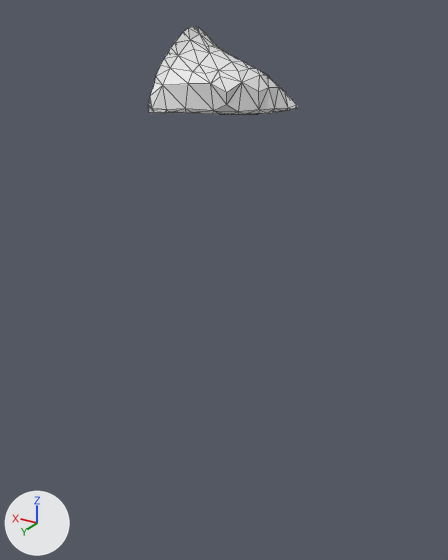
Two versions of the glTF model assets/terrain/surface_pieces/surf_10_6.glb, one commit apart.
Camera for both pictures: a 50 mm lens placed at (-71.0, 100.6, -11.3), pointed at (-57.1, 77.5, -22.9). Every picture has the same lights, and +X, +Y and +Z are marked at lower left. The picture after the commit comes second. Mesh edges are drawn as thin lines. Where no turn or scale is listed for an object, it has been applied to the vertices.

The first picture shows 'geometry_0'.
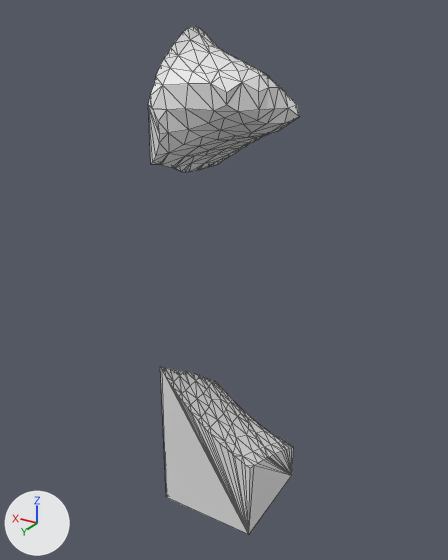
Changed parts and their boxes [x1, y1, x2, y2] in the pictures (448 x 560 px):
```json
{"object": "geometry_0", "change": "reshaped", "before": [148, 26, 297, 115], "after": [148, 26, 300, 534], "on screen": "466% taller"}
{"part": 1, "of": "me_geometry_0", "change": "added", "after": [160, 367, 293, 534]}
{"part": 2, "of": "me_geometry_0", "change": "built on", "before": [148, 105, 297, 115], "after": [148, 105, 300, 172]}
```

Scene script edits in JSON lines:
```json
{"block": "me_geometry_0", "where": "# used by ob_geometry_0; location = (0.0, 0.0, 0.0)"}
{"op": "remove", "block": "me_geometry_0", "code": "me_geometry_0.from_pydata(...)  # 116 vertices, 228 faces; spans x -59.64..-55.0, y 75.0..80.0, z -15.0..-11.77"}
{"op": "add", "block": "me_geometry_0", "code": "me_geometry_0.from_pydata(...)  # 296 vertices, 584 faces; spans x -60.0..-55.0, y 75.0..80.0, z -35.0..-11.77"}
{"block": "me_geometry_0", "change": "me_geometry_0 part 1: a new loose piece of 130 vertices spanning x -60.0..-55.0, y 75.0..80.0, z -35.0..-26.96"}
{"block": "me_geometry_0", "change": "me_geometry_0 part 2"}
{"block": "me_geometry_0", "change": "19 vertices are removed from x -59.64..-55.0, y 75.0..80.0, z -15.0"}
{"block": "me_geometry_0", "change": "91 faces are deleted"}
{"block": "me_geometry_0", "change": "6 vertices move from x -59.53..-55.62, y 75.0..79.78, z -15.0 to x -59.9..-55.47, y 75.0..80.0, z -15.56..-15.27"}
{"block": "me_geometry_0", "change": "69 vertices are added at x -59.89..-55.0, y 75.0..80.0, z -18.15..-15.13"}
{"block": "me_geometry_0", "change": "191 new faces join them"}
```
